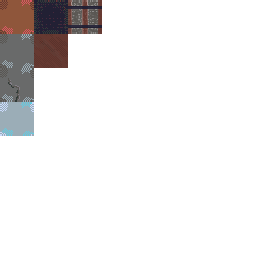
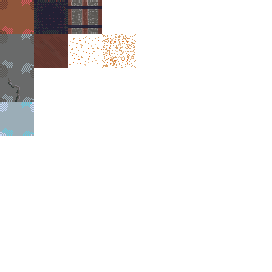
Layer changes from the first 272px x 272px image to the second:
pixels changed over [69, 34, 136, 68] (layer not identified)
